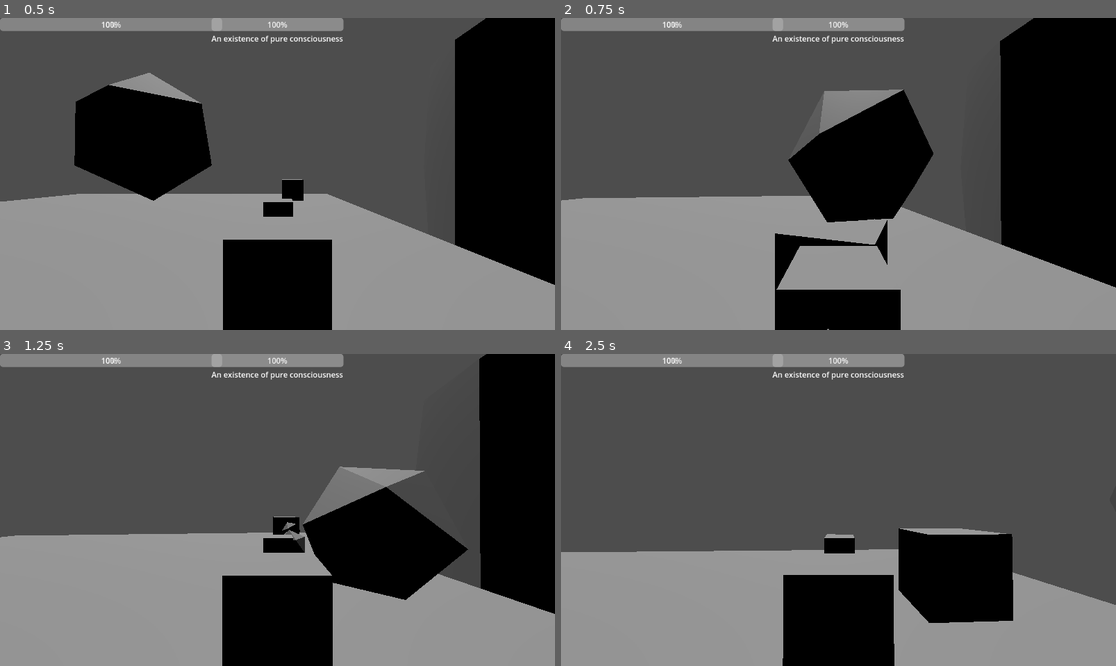
Above: before the commit, frames 1-4 (two rows, left to right).
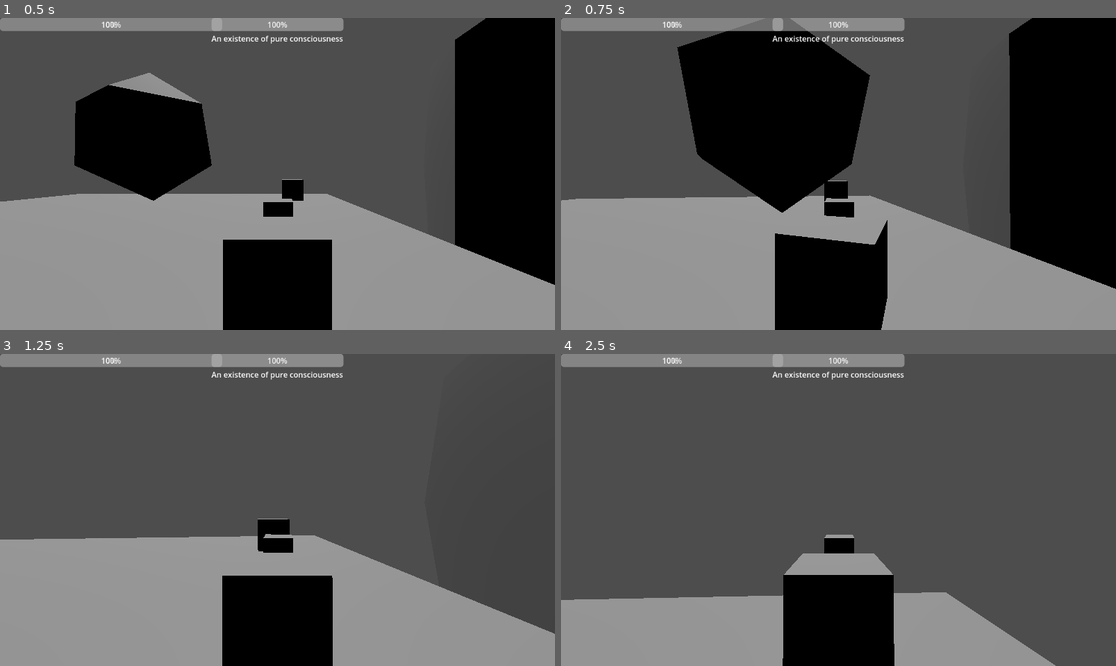
Above: after the commit, the same moments.

Repository: RavenRandomz/cube-extentialis-bossfight
Game: Godot game, scene res://testworld.tscn
The game is run twice, just before and just after one commit, with the same random seed, the same clock (stepped at 60 frames per second) and the same inputs.
Inputs (mouse positions are in pixels of both pictures, inside the frame that each line leads up to):
- Up to frame 1 (0.5 s): no input
- Up to frame 2 (0.75 s): tap Enter at 0.5 s; move the mouse to (866, 174) at 0.52 s; press the mouse at (866, 174) at 0.53 s; hold W (player_forward) from 0.53 s (still down)
- Up to frame 3 (1.25 s): keep holding W (player_forward); tap Space (player_jump) at 0.77 s
- Up to frame 4 (2.5 s): keep holding W (player_forward); move the mouse to (810, 510) at 1.27 s; release the mouse at (810, 510) at 1.28 s; tap Shift at 1.35 s; tap Space (player_jump) at 1.52 s; move the mouse to (849, 503) at 2.02 s; tap Alt at 2.1 s

Frame 1 is identical in both runs. In frame 2, 22% of the frame differs, in the area x 3-100%, y 0-100%; in frame 3, 21%; in frame 4, 17%.
Error after the commit: Invalid call. Nonexistent function 'set_set_source' in base 'RigidBody3D (BasicBullet)'. (res://scripts/basic_bullet_source.gd:15)

Commit message:
Have bullet source add blame to basic bullet that it fires

Diff:
--- a/scripts/basic_bullet_source.gd
+++ b/scripts/basic_bullet_source.gd
@@ -3,13 +3,16 @@
 
 @export var bullet_scene:PackedScene = preload("res://projectile/basic_bullet.tscn")
 @export var _cool_down:float = 0.1
+@export var _blame_node: Node3D # Who to blame for the firing of the bullet
 var _firing:bool = false
 
 
+
 func fire():
-	var bullet: RigidBody3D = bullet_scene.instantiate()
+	var bullet: BasicBullet = bullet_scene.instantiate()
 	if (not _firing):
 		_firing = true
+		bullet.set_set_source(_blame_node)
 		bullet.global_position = global_position
 		bullet.transform.basis = global_transform.basis
 		get_tree().root.add_child(bullet)
